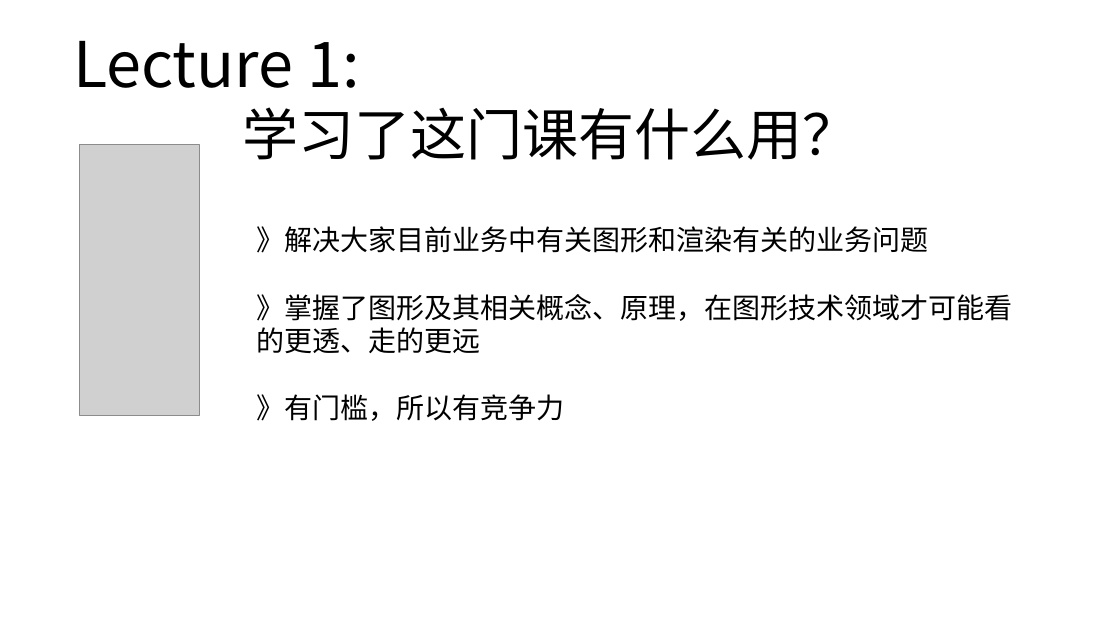
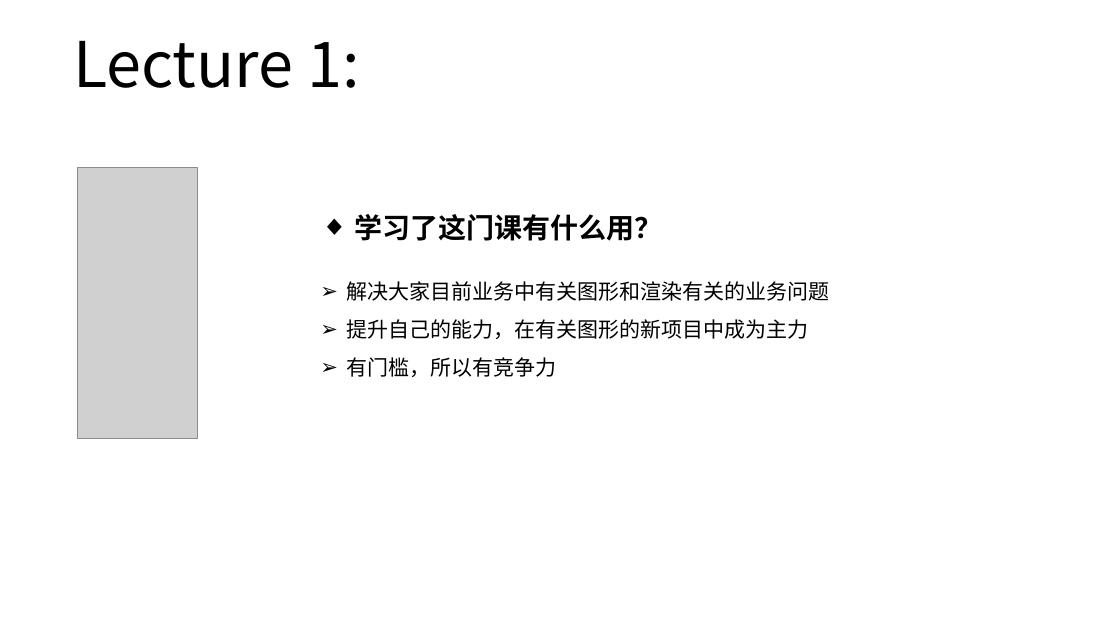
Before and after one commit to sunshaobin/graphical-course, a slide deck: slide 5 of courseware-materials/lecture1/graphical-course-lecture1.pptx. Drawn at 1120x630 pixels with LibreOffice and Linux fonts; fonts in the diff are those of the drawing; grey boxes stand for pictures. Boxes give left, top, right and bottom in pixels: in the first picture for what was removed or moved away, otherwise in the second. Text is boxed around its words. In the diff, an @@ line names an element or a change of style, - is before the commit and + after.

```diff
--- a/courseware-materials/lecture1/graphical-course-lecture1.pptx
+++ b/courseware-materials/lecture1/graphical-course-lecture1.pptx
@@ text removed at (x1=242, y1=107, x2=858, y2=160) @@
-学习了这门课有什么用？
@@ picture moved from (x1=80, y1=145, x2=199, y2=415) to (x1=78, y1=168, x2=197, y2=439) @@
@@ text at (x1=347, y1=214, x2=830, y2=377): text changed; size 24 to 18 pt @@
-》解决大家目前业务中有关图形和渲染有关的业务问题
-》掌握了图形及其相关概念、原理，在图形技术领域才可能看的更透、走的更远
-》有门槛，所以有竞争力
+◆ 学习了这门课有什么用？
+➢ 解决大家目前业务中有关图形和渲染有关的业务问题
+➢ 提升自己的能力，在有关图形的新项目中成为主力
+➢ 有门槛，所以有竞争力
```
Also in this commit, not shown: 15 other slides changed, 1 other file.
